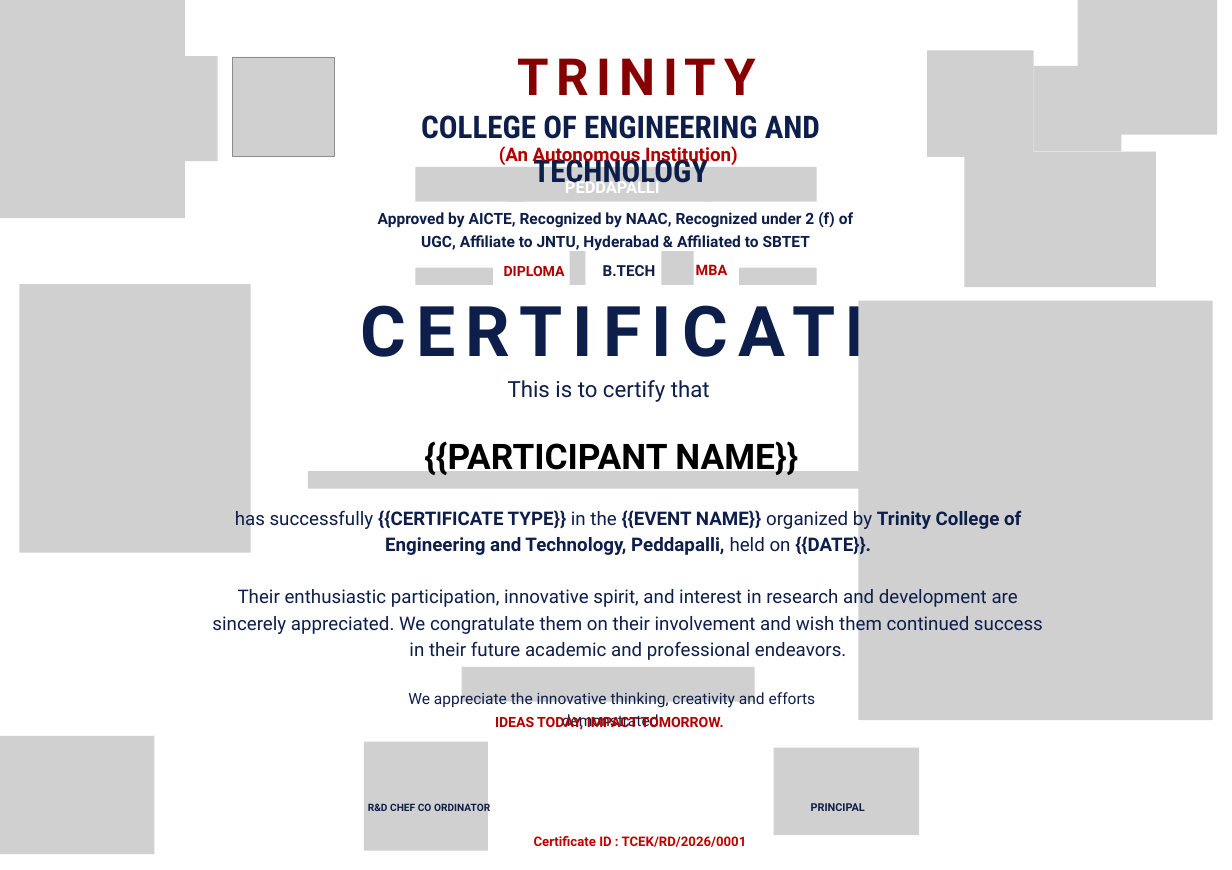
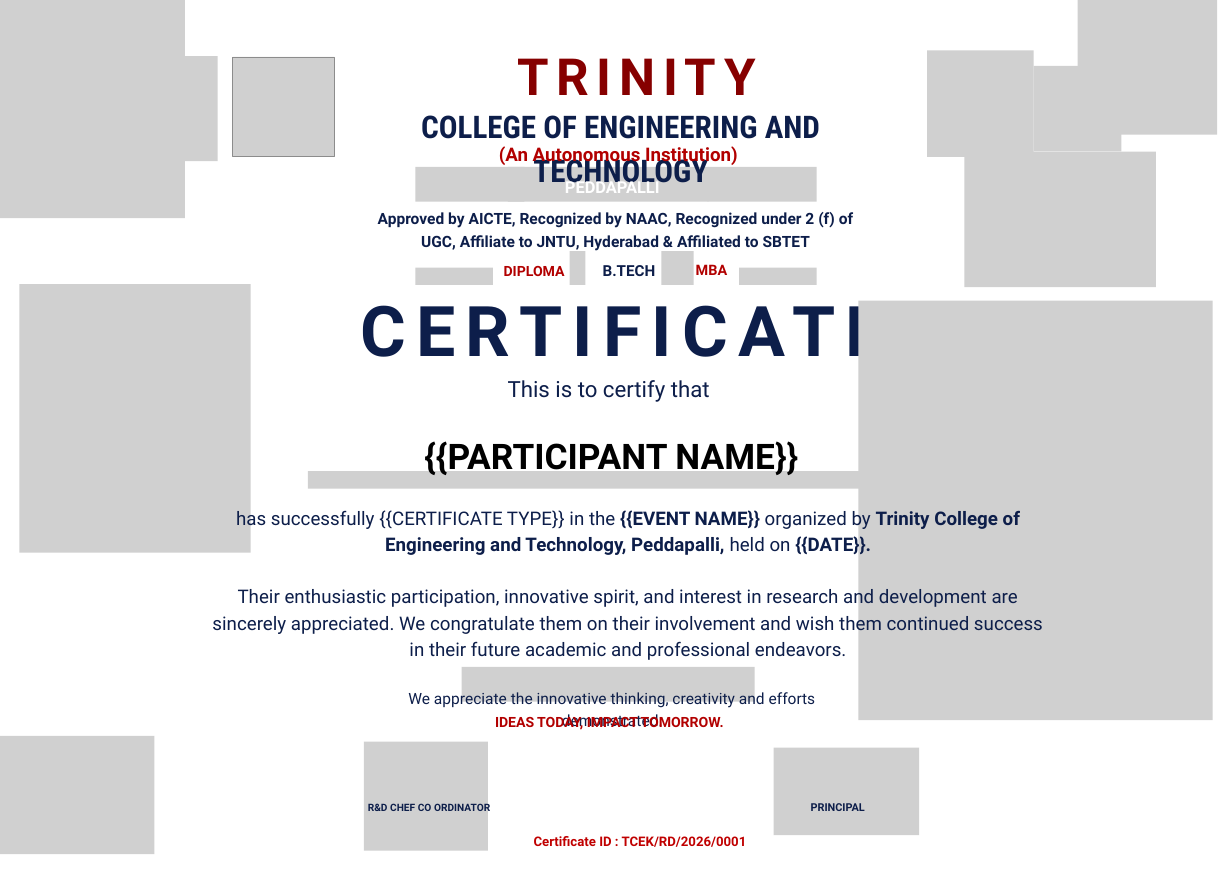
Before and after one commit to saicharan-bhuthkuri/rd, a slide deck: slide 1 of backend/CERTIFICATE_TEMPLATE - APPRECIATION.pptx. Drawn at 1232x870 pixels with LibreOffice and Linux fonts; fonts in the diff are those of the drawing; grey boxes stand for pictures; background and template pictures are left out. Boxes give left, top, right and bottom in pixels: in the first picture for what was removed or moved away, otherwise in the second. Text is boxed around its words. In the diff, an @@ line names an element or a change of style, - is before the commit and + after.

```diff
--- a/backend/CERTIFICATE_TEMPLATE - APPRECIATION.pptx
+++ b/backend/CERTIFICATE_TEMPLATE - APPRECIATION.pptx
@@ text at (236, 507, 1020, 555): bold off in "{{CERTIFICATE TYPE}}" @@
```
Also in this commit, not shown: 6 other files.
